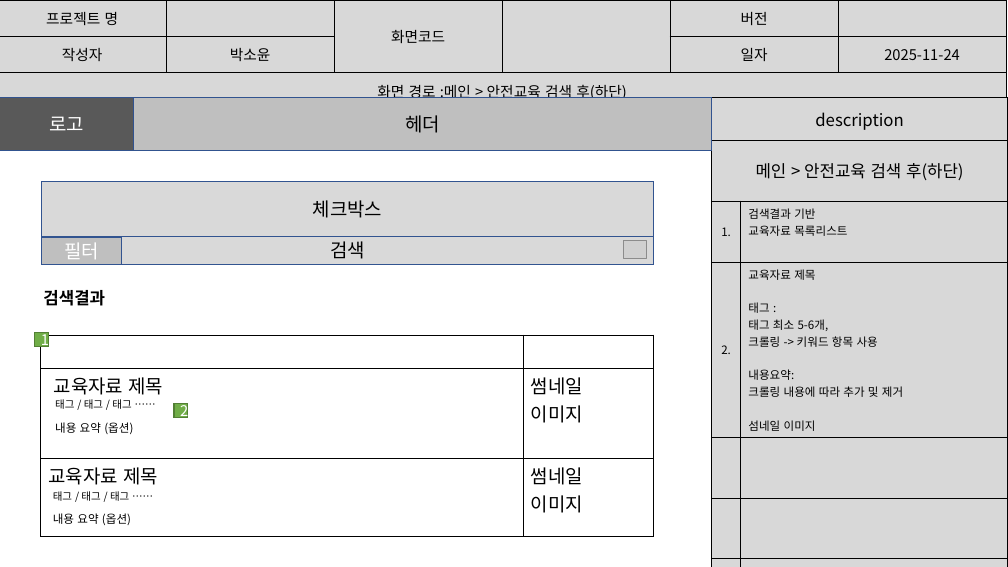
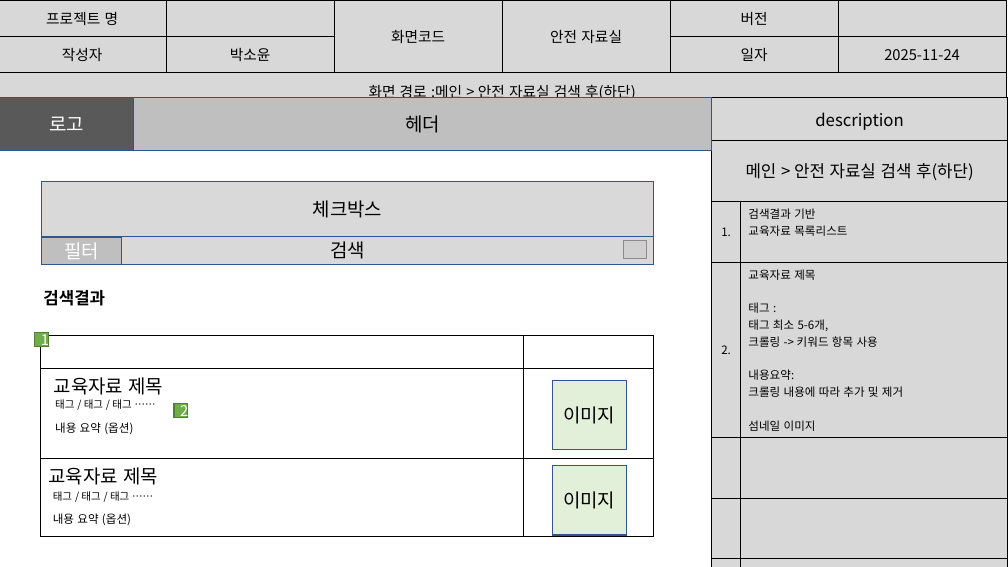
Before and after one commit to imyongchan/source, a slide deck: slide 38 of 스토리보드- 11.20/스토리보드_종합중 (2).pptx (slide 33 before the commit). Drawn at 1008x567 pixels with LibreOffice and Linux fonts; fonts in the diff are those of the drawing; grey boxes stand for pictures. Boxes give left, top, right and bottom in pixels: in the first picture for what was removed or moved away, otherwise in the second. Text is boxed around its words. In the diff, an @@ line names an element or a change of style, - is before the commit and + after.

```diff
--- a/스토리보드- 11.20/스토리보드_종합중 (2).pptx
+++ b/스토리보드- 11.20/스토리보드_종합중 (2).pptx
@@ table at [0, 0, 1006, 102] @@
-row 1, column 4: 
+row 1, column 4: 안전 자료실
-row 3, column 1: 화면 경로 :메인 > 안전교육 검색 후(하단)
+row 3, column 1: 화면 경로 :메인 > 안전 자료실 검색 후(하단)
@@ table at [712, 98, 1008, 567] @@
-row 2, column 1: 메인 > 안전교육 검색 후(하단)
+row 2, column 1: 메인 > 안전 자료실 검색 후(하단)
@@ table at [41, 335, 653, 537] @@
-row 2, column 2: 썸네일 / 이미지
+row 2, column 2: 
-row 3, column 2: 썸네일 / 이미지
+row 3, column 2: 
@@ rectangle added at [552, 380, 626, 450], fill #E2F0D9, outline #325491 1 pt, 18 pt, text #000000 @@
+이미지
@@ rectangle added at [552, 465, 626, 535], fill #E2F0D9, outline #325491 1 pt, 18 pt, text #000000 @@
+이미지
```
Also in this commit, not shown: 31 other slides changed, 14 slides added, 5 slides removed.
